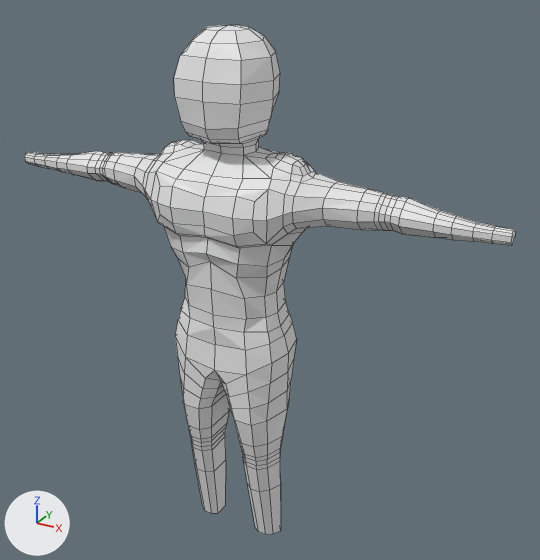
The Blender file KJam May 2020/Assets/Models/UnitBaseMannequin.blend as it was, and as the next commit left it.
Both versions are drawn from a 50 mm camera at (1.35, -2.18, 2.24) aimed at (0.1, 0.09, 1.11). Lighting does not change. The marker at lower left points along +X, +Y and +Z. Mesh edges are drawn as thin lines. The same objects are shown in both versions, whatever each file hides.

The older version as bpy lines, for what is in view:
```python
me_cube = bpy.data.meshes.new('Cube')
me_cube.from_pydata(...)  # 408 vertices, 378 faces; spans x 0.0..0.98, y -0.2..0.19, z 0.0..2.02
ob_cube = bpy.data.objects.new('Cube', me_cube)
ob_cube.location = (0.0, 0.0, 0.0)
_m = ob_cube.modifiers.new('Mirror', 'MIRROR')
_m.use_clip = True
```
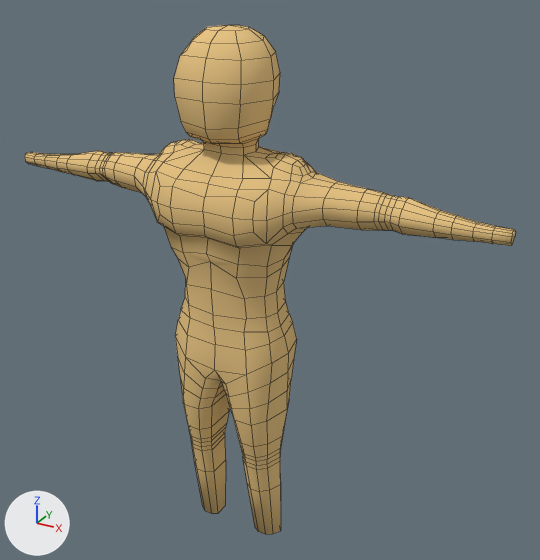
Location of each change, [x1, y1, x2, y2] in pixels of the pictures (540 x 560 px):
'Cube', recoloured, shading changed: [25, 25, 516, 535] in both

The change in detail:
Material 'Material' (mat_material) is new.
Its base color is (0.8, 0.552, 0.232) (beige #e7c484).
me_cube has 408 vertices, 378 faces and spans x 0.0..0.98, y -0.2..0.19, z 0.0..2.02.
me_cube is used by ob_cube; location (0.0, 0.0, 0.0).
me_cube part 1: all faces are now shaded smooth (378 of 378 changed).
me_cube now uses material mat_material (beige #e7c484).
